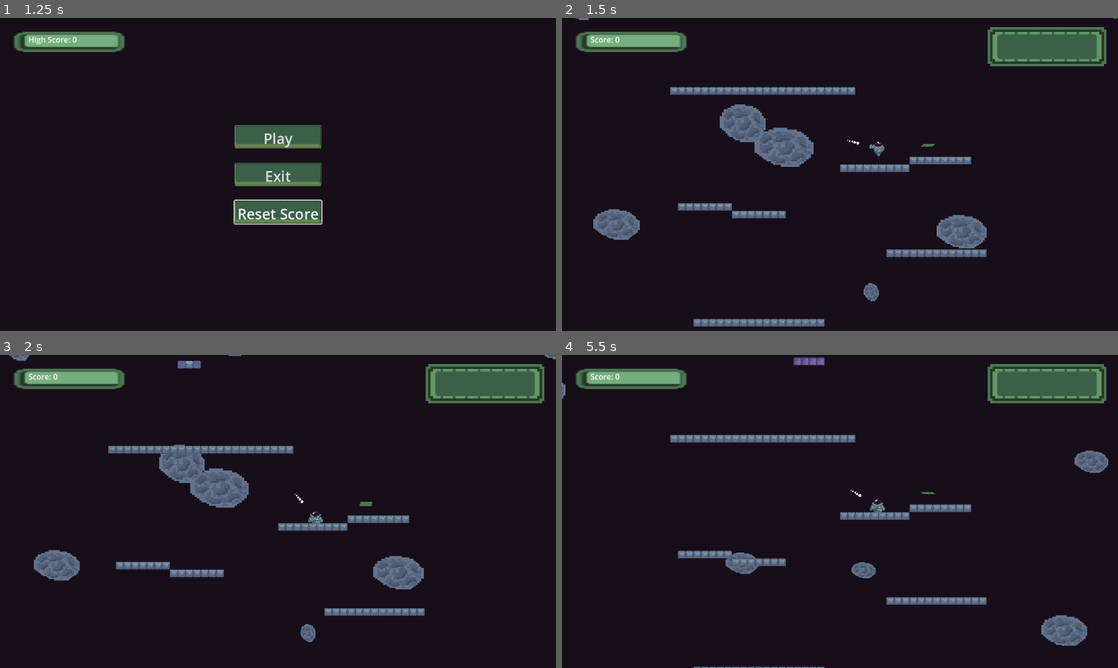
Above: before the commit, frames 1-4 (two rows, left to right).
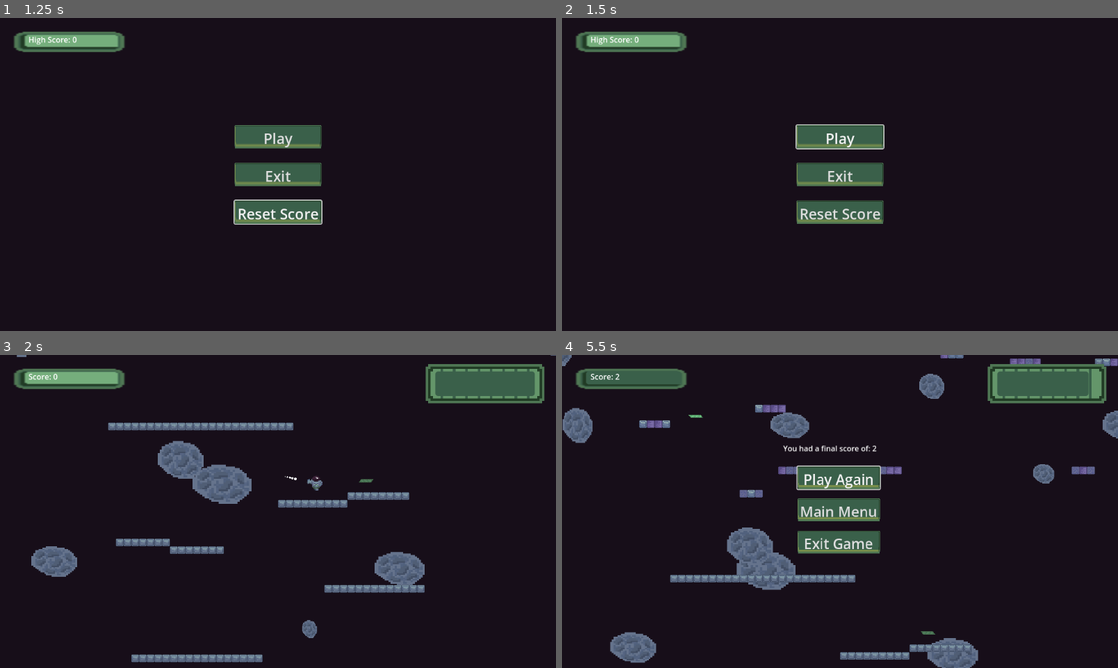
Above: after the commit, the same moments.

Repository: ScoreSpaceGameJam-SpaceGame/SpaceGame
Game: Godot game, scene res://levels/menu/menu.tscn
Same seed, same stepped clock (60 frames per second), same inputs: the game is played once before the commit and once after it. Sound files missing from this copy of the repository are replaced by a short silence.
Inputs (mouse positions are in pixels of both pictures, inside the frame that each line leads up to):
- Up to frame 1 (1.25 s): click "Reset Score" at 0.5 s
- Up to frame 2 (1.5 s): click "Play" at 1.25 s
- Up to frame 3 (2 s): no input
- Up to frame 4 (5.5 s): move the mouse to (962, 495) at 2.02 s; hold D (MoveRight) 2.03-3.53 s; click (962, 495) at 2.1 s; move the mouse to (728, 527) at 2.77 s; tap Space (Teleport) at 2.85 s; move the mouse to (895, 442) at 3.52 s; hold A (MoveLeft) 3.53-4.25 s; click (895, 442) at 3.6 s; click "Main Menu" at 4.25 s; click "Play Again" at 5 s

Frame 1 is identical in both runs. In frame 2, 12% of the frame differs, in the area x 2-100%, y 0-99%; in frame 3, 6.9%; in frame 4, 14%, in the area x 0-100%, y 0-100%.

Commit message:
Added button click sfx

Diff:
--- a/characters/player/player.tscn
+++ b/characters/player/player.tscn
@@ -655,6 +655,6 @@
 anim_player = NodePath("../AnimationPlayer")
 
 [node name="LocomotionSFXPlayer" type="AudioStreamPlayer2D" parent="."]
-volume_db = 10.0
+volume_db = 20.0
 
 [node name="GunSFXPlayer" type="AudioStreamPlayer2D" parent="."]
--- a/levels/main_level/main_level.gd
+++ b/levels/main_level/main_level.gd
@@ -13,6 +13,7 @@
 
 @onready var audio_stream : AudioStreamPlayer = $AudioStreamPlayer
 @onready var ambience : AudioStreamPlayer = $AmbiencePlayer
+@onready var button_sfx : AudioStreamPlayer = $ButtonClick
 
 const main_song_loop = preload("res://levels/main_level/inevitable_force_loop.wav")
 
@@ -136,13 +137,19 @@
 
 
 func _on_exit_pressed() -> void:
+	button_sfx.play()
+	await button_sfx.finished
 	get_tree().quit()
 
 func _on_main_menu_pressed() -> void:
+	button_sfx.play()
+	await button_sfx.finished
 	call_deferred("load_main_menu")
 
 func load_main_menu():
 	get_tree().change_scene_to_file("res://levels/menu/menu.tscn")
 
 func _on_play_again_pressed() -> void:
+	button_sfx.play()
+	await button_sfx.finished
 	get_tree().reload_current_scene()
--- a/levels/main_level/main_level.tscn
+++ b/levels/main_level/main_level.tscn
@@ -8,6 +8,7 @@
 [ext_resource type="PackedScene" uid="uid://btabuqbe7l5ad" path="res://levels/main_level/Astroid.tscn" id="6_5md4j"]
 [ext_resource type="PackedScene" uid="uid://dpmiyenwvroof" path="res://globals/assets/ProgressBar.tscn" id="6_56bkb"]
 [ext_resource type="AudioStream" uid="uid://cm0keepmphtb8" path="res://globals/sfx/ambience_loop.wav" id="6_il0mg"]
+[ext_resource type="AudioStream" uid="uid://0qm6h420kouu" path="res://globals/sfx/mouse_click.wav" id="7_kmxjh"]
 [ext_resource type="PackedScene" uid="uid://pfi16yn0sc5t" path="res://globals/assets/energy_cell.tscn" id="8_mvqli"]
 [ext_resource type="StyleBox" uid="uid://oq7x8t7fp1jh" path="res://globals/assets/menu_button.tres" id="8_xtf8f"]
 [ext_resource type="PackedScene" uid="uid://bapbbbar5gi8v" path="res://globals/assets/EnergyBar.tscn" id="9_bmh47"]
@@ -92,6 +93,9 @@
 stream = ExtResource("6_il0mg")
 volume_db = -10.0
 autoplay = true
+
+[node name="ButtonClick" type="AudioStreamPlayer" parent="."]
+stream = ExtResource("7_kmxjh")
 
 [node name="ScoreTimer" type="Timer" parent="."]
 autostart = true
--- a/levels/menu/menu.gd
+++ b/levels/menu/menu.gd
@@ -1,18 +1,27 @@
 extends Control
 
+@onready var score_board = $Score
+@onready var audio_streamer : AudioStreamPlayer = $AudioStreamPlayer
+@onready var button_sfx : AudioStreamPlayer = $ButtonClick
+
 func _ready() -> void:
-	$Score.set_label("High Score: %s" % str(Global.get_high_score()))
+	score_board.set_label("High Score: %s" % str(Global.get_high_score()))
 
 func _on_play_pressed() -> void:
+	button_sfx.play()
+	await button_sfx.finished
 	get_tree().change_scene_to_file("res://levels/main_level/main_level.tscn")
 
 func _on_exit_pressed() -> void:
+	button_sfx.play()
+	await button_sfx.finished
 	get_tree().quit()
 
 func _on_reset_score_pressed() -> void:
 	Global.save_score(0)
 	Global.high_score = 0
-	$Score.set_label("High Score: 0")
+	score_board.set_label("High Score: 0")
+	button_sfx.play()
 
 func _on_audio_stream_player_finished() -> void:
-	$AudioStreamPlayer.play()
+	audio_streamer.play()
--- a/levels/menu/menu.tscn
+++ b/levels/menu/menu.tscn
@@ -1,9 +1,10 @@
-[gd_scene load_steps=5 format=3 uid="uid://bauftp7yteame"]
+[gd_scene load_steps=6 format=3 uid="uid://bauftp7yteame"]
 
 [ext_resource type="Script" path="res://levels/menu/menu.gd" id="1_qhlr6"]
 [ext_resource type="AudioStream" uid="uid://sjxhlnmspqen" path="res://levels/menu/calm_wonder.wav" id="2_8em0r"]
 [ext_resource type="PackedScene" uid="uid://dpmiyenwvroof" path="res://globals/assets/ProgressBar.tscn" id="2_atalm"]
 [ext_resource type="StyleBox" uid="uid://oq7x8t7fp1jh" path="res://globals/assets/menu_button.tres" id="4_ie4v7"]
+[ext_resource type="AudioStream" uid="uid://0qm6h420kouu" path="res://globals/sfx/mouse_click.wav" id="5_bv1ly"]
 
 [node name="Menu" type="Control"]
 layout_mode = 3
@@ -19,6 +20,9 @@
 [node name="AudioStreamPlayer" type="AudioStreamPlayer" parent="."]
 stream = ExtResource("2_8em0r")
 autoplay = true
+
+[node name="ButtonClick" type="AudioStreamPlayer" parent="."]
+stream = ExtResource("5_bv1ly")
 
 [node name="VFlowContainer" type="VFlowContainer" parent="."]
 custom_minimum_size = Vector2(0, 300)
Not shown: 1 places in levels/main_level/main_level.tscn that only renumber resources
Not shown, changed: globals/sfx/mouse_click.wav
